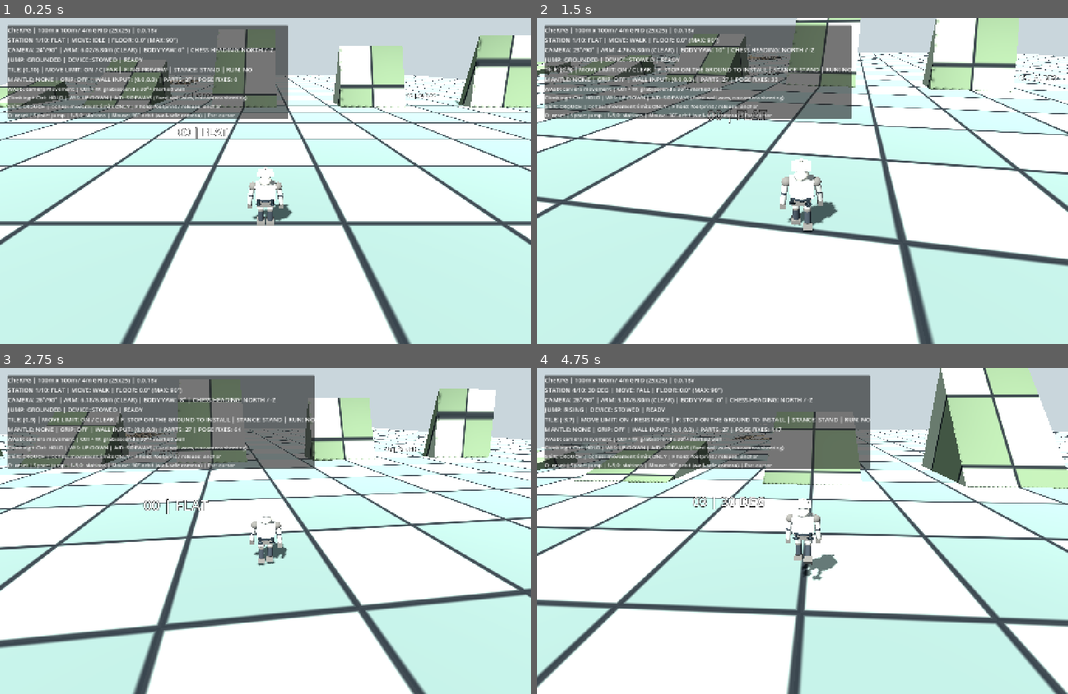
Above: before the commit, frames 1-4 (two rows, left to right).
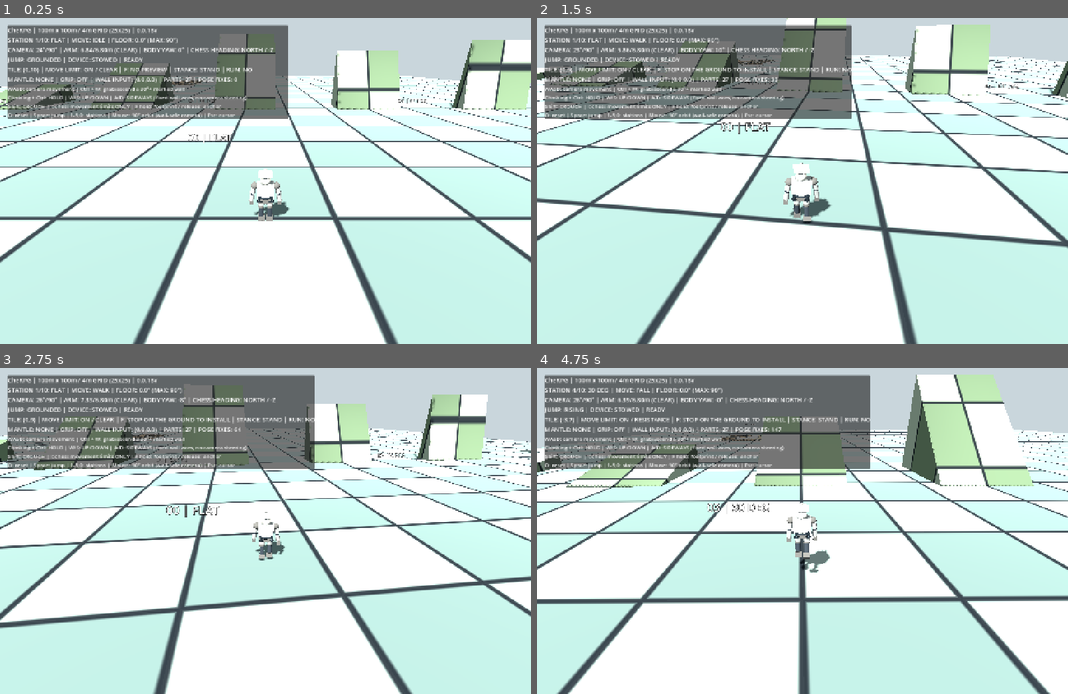
Above: after the commit, the same moments.

Repository: zzunlsj/cherpg
Game: Godot game, scene res://scenes/MotionLab.tscn
Two runs of this game, one before a commit and one after it. Both use one fixed random seed, a clock stepped at 60 frames per second and the inputs below.
Inputs (mouse positions are in pixels of both pictures, inside the frame that each line leads up to):
- Up to frame 1 (0.25 s): no input
- Up to frame 2 (1.5 s): tap Enter at 0.5 s; move the mouse to (829, 181) at 0.52 s; hold F 0.53-1.28 s; hold W from 0.53 s (still down); click (829, 181) at 0.67 s; tap Space at 0.77 s; move the mouse to (775, 181) at 1.27 s; tap O at 1.35 s
- Up to frame 3 (2.75 s): keep holding W; tap Space at 1.52 s; move the mouse to (276, 524) at 2.02 s; tap 1 at 2.1 s
- Up to frame 4 (4.75 s): keep holding W; move the mouse to (797, 537) at 2.77 s; tap 2 at 2.85 s; click (797, 537) at 2.92 s; tap Space at 3.02, 3.77, 4.52 s; move the mouse to (839, 534) at 3.52 s; tap 3 at 3.6 s; move the mouse to (760, 527) at 4.27 s; tap 4 at 4.35 s

The runs differ from the first frame. In frame 1, 20% of the frame differs, in the area x 0-100%, y 3-100%; in frame 2, 29%; in frame 3, 26%; in frame 4, 30%, in the area x 0-100%, y 0-100%.

Commit message:
fix(camera): retain full 6.8m orbit when path unobstructed, use safety gap only at actual contacts

Diff:
--- a/godot/tests/motion_rotation_lab/scripts/motion_lab.gd
+++ b/godot/tests/motion_rotation_lab/scripts/motion_lab.gd
@@ -116,6 +116,8 @@
 	if safe.size() < 1:
 		return wanted
 	var safe_fraction: float = clampf(safe[0],0.0,1.0)
+	if safe_fraction >= 0.999:
+		return wanted # preserve EXACT configured orbit distance when clear
 	var movement_length: float = motion.length()
 	var allowed_distance: float = maxf(0.0,movement_length * safe_fraction - CAMERA_SURFACE_MARGIN)
 	return pivot + motion.normalized() * allowed_distance
